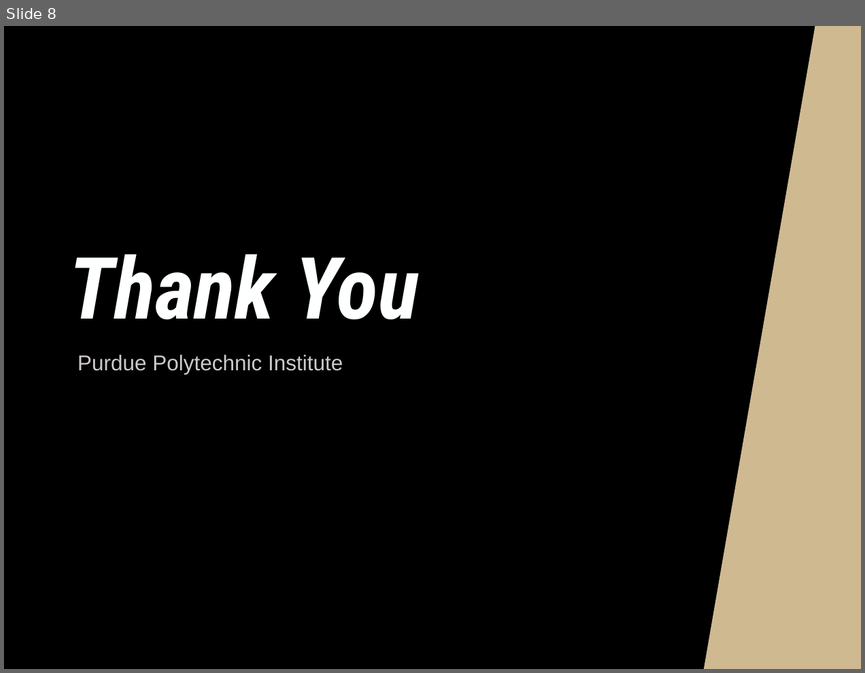
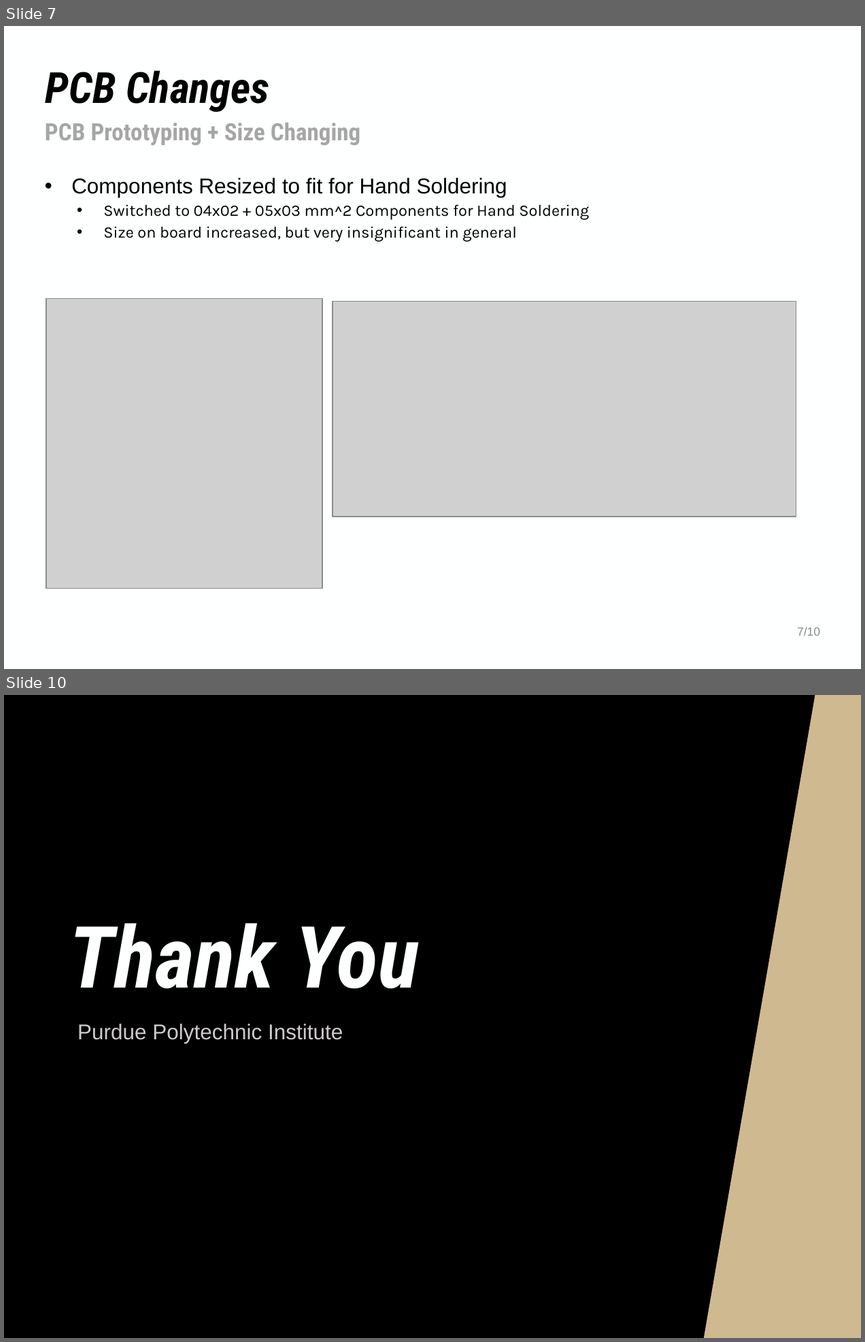
Before and after one commit to NHuang58/Biomedical_Device_PCB, a slide deck: Documentation/Slides/Week_19.pptx. Shown one above the other, each under a label of ours: slide 8 before the commit, slides 7 and 10 after it; the slides between them are not shown. The pictures are 865x673 and 865x1342 pixels, drawn with LibreOffice and Linux fonts; fonts in the diff are those of the drawing; grey boxes stand for pictures; background and template pictures are left out. Boxes give left, top, right and bottom in pixels: in the first picture for what was removed or moved away, otherwise in the second. Text is boxed around its words. In the diff, an @@ line names an element or a change of style, - is before the commit and + after.

```diff
--- a/Documentation/Slides/Week_19.pptx
+++ b/Documentation/Slides/Week_19.pptx
@@ slide 7 added at [4, 26, 861, 669], background #FEFFFF @@
@@ title added at [45, 70, 269, 112], 36 pt, text #000000, bold, italic @@
+PCB Changes
@@ text added at [45, 123, 360, 146], 20 pt, text #A6A6A6, bold @@
+PCB Prototyping + Size Changing
@@ text added at [71, 178, 589, 242], 13.5 pt, text #000000 @@
+• Components Resized to fit for Hand Soldering
+  • Switched to 04x02 + 05x03 mm^2 Components for Hand Soldering
+  • Size on board increased, but very insignificant in general
@@ picture added at [46, 299, 322, 588] @@
@@ picture added at [332, 301, 796, 516] @@
@@ text added at [797, 626, 820, 635], 10 pt, text #8C8C8C @@
+7/10
@@ what was slide 8 is now slide 10 @@
```
Also in this commit, not shown: 6 slides changed, 1 other slide added, 7 other files.
